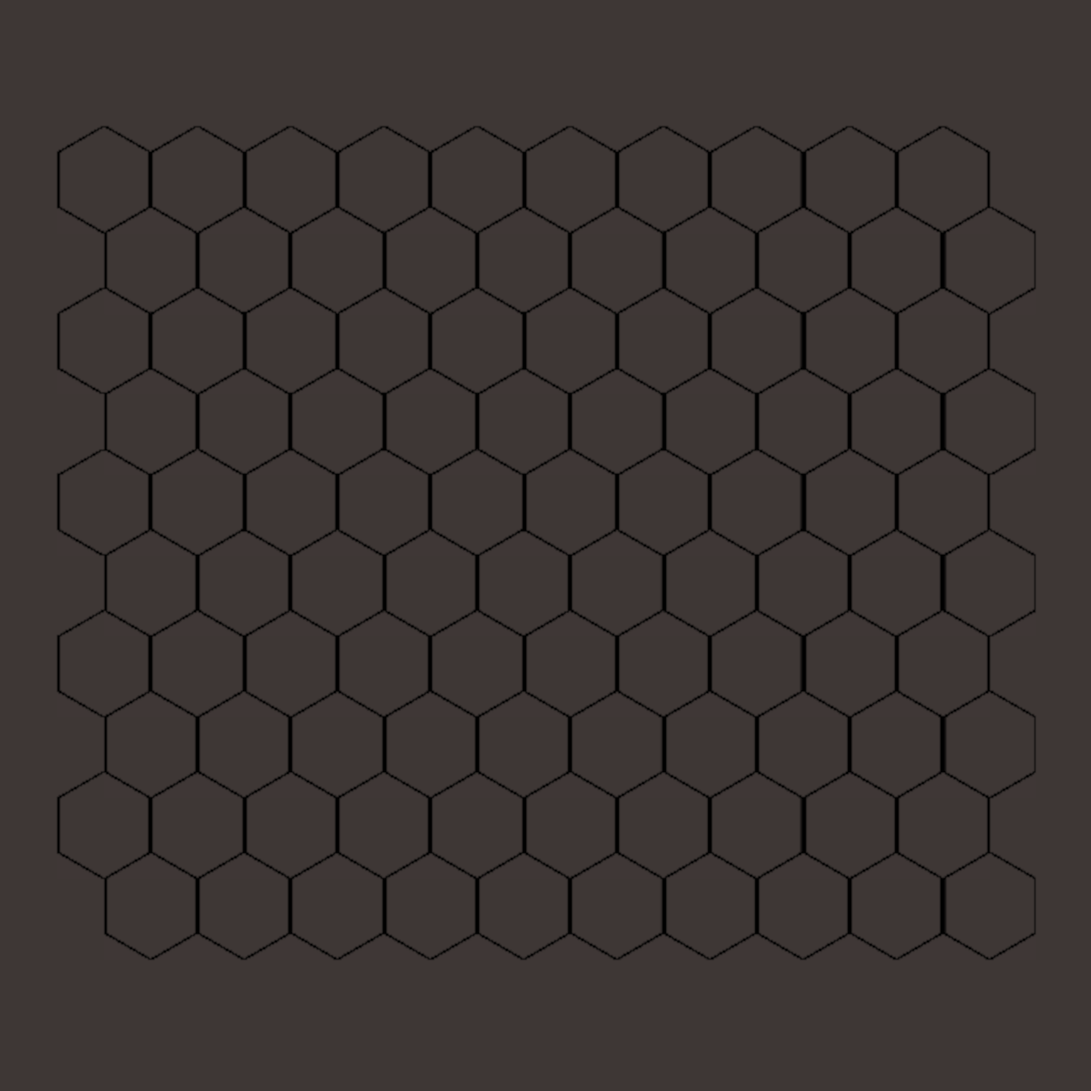
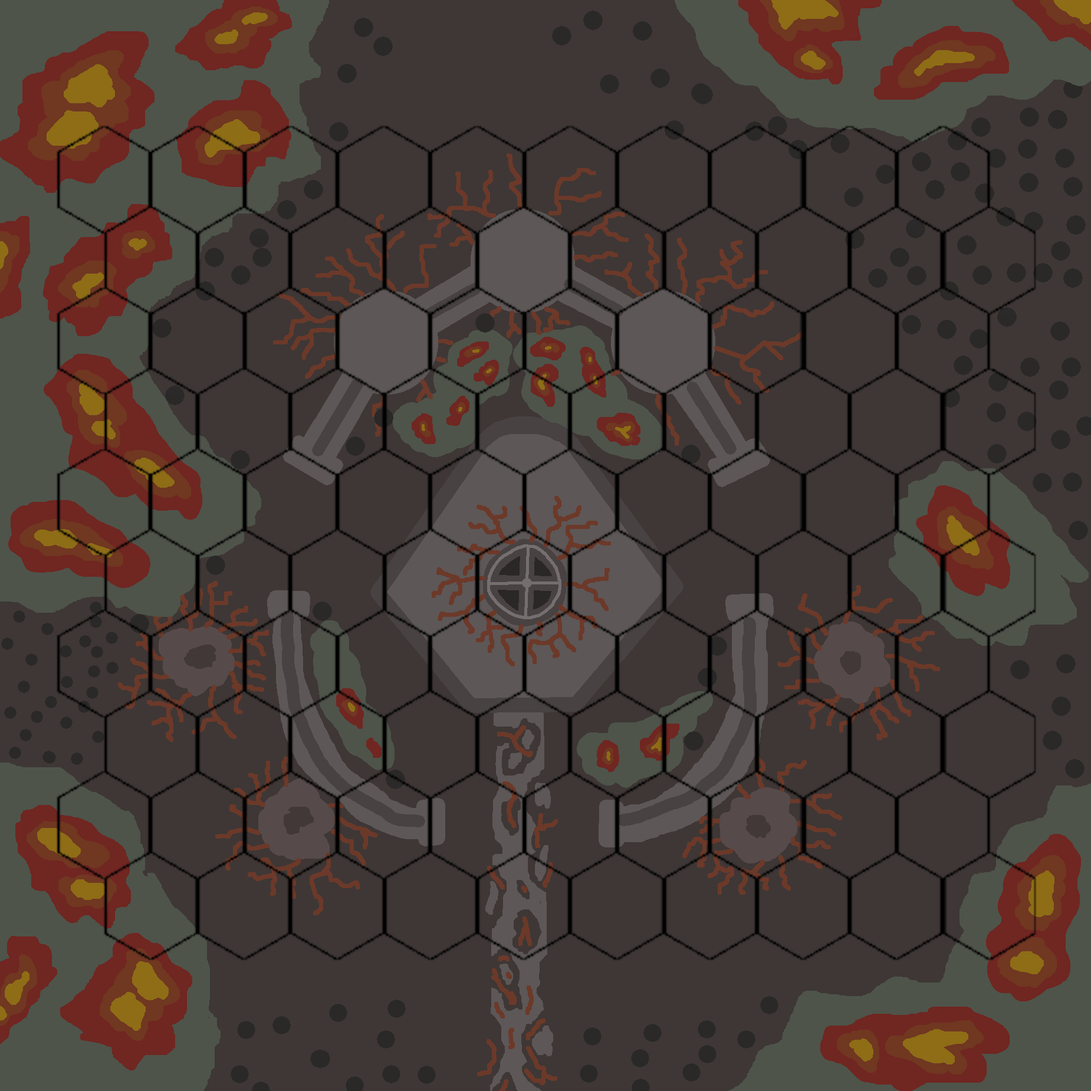
Layered file, before and after one edit (1091 x 1091). Changes by layer:
painted on "ColourMap" over [0, 0, 1091, 1091]
